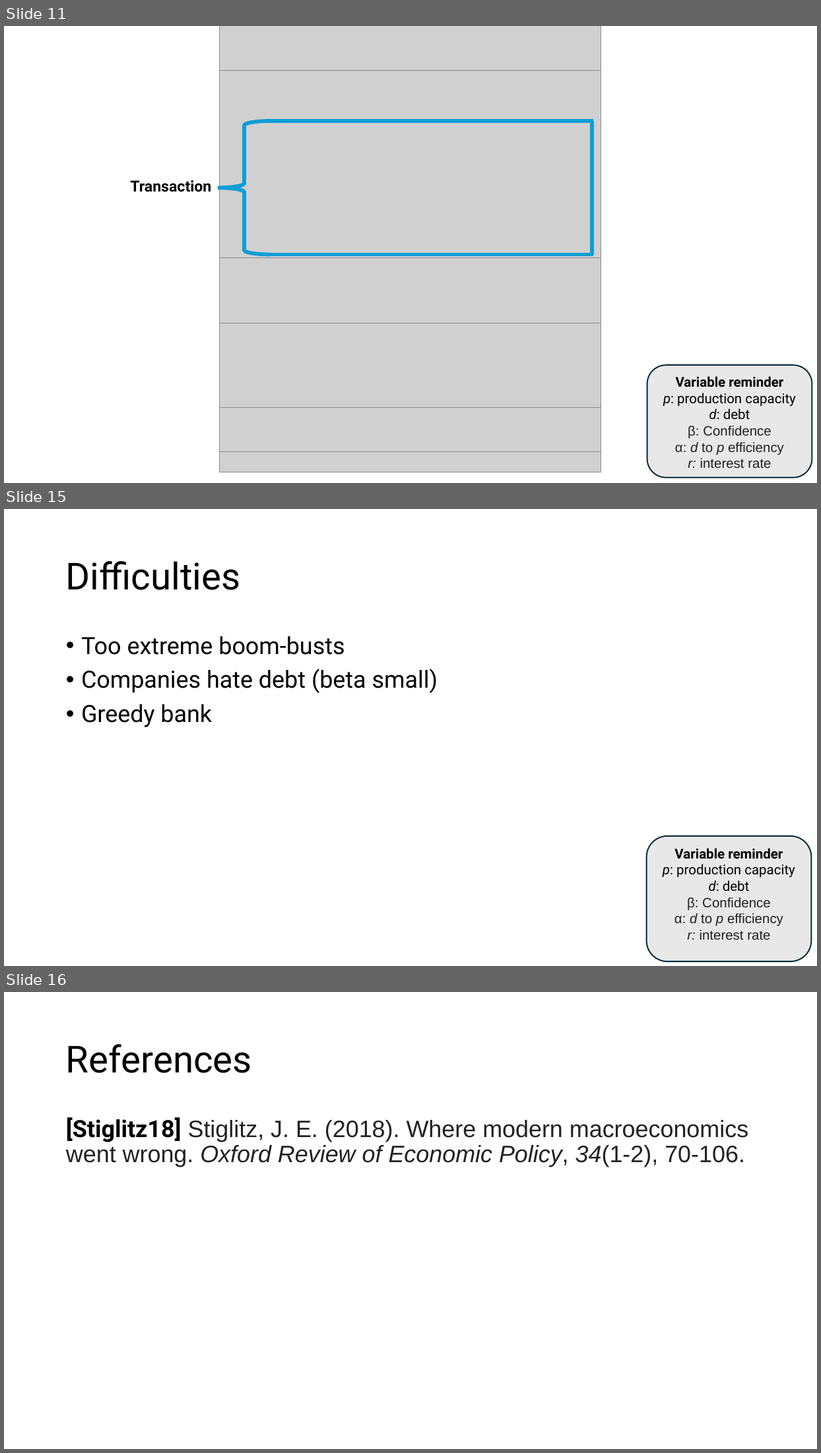
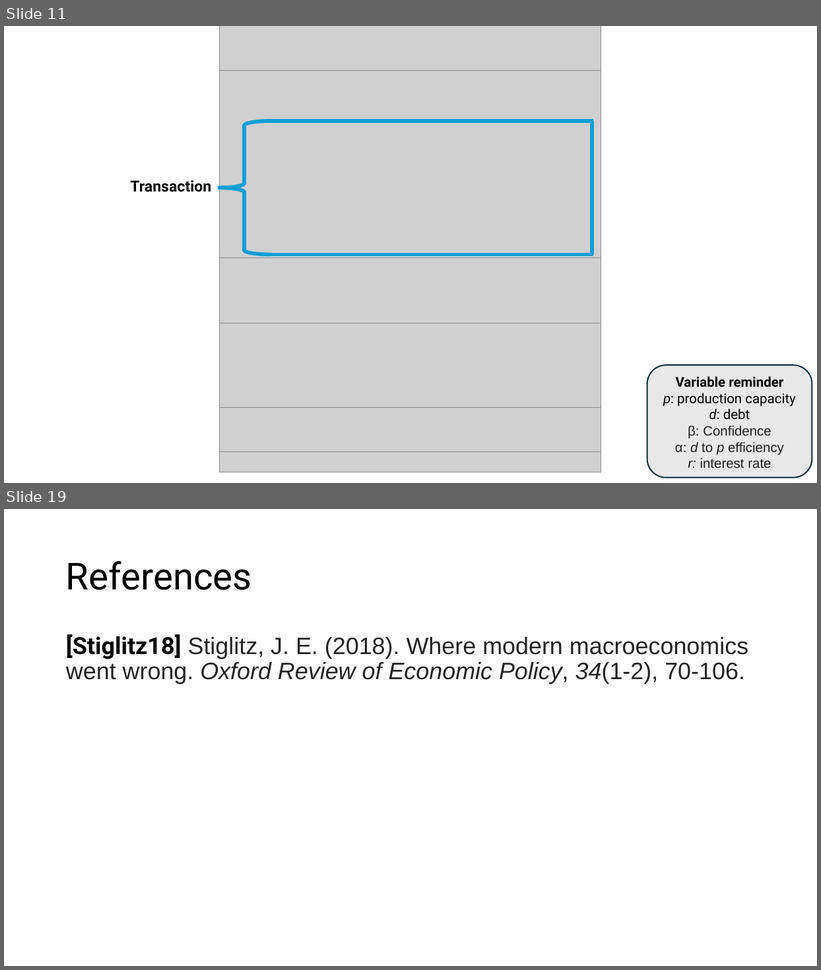
Before and after one commit to 2BeAsh/masters_project, a slide deck: Agent based models of debt and collapse.pptx. Shown one above the other, each under a label of ours: slides 11, 15 and 16 before the commit, slides 11 and 19 after it; the slides between them are not shown. The pictures are 821x1453 and 821x970 pixels, drawn with LibreOffice and Linux fonts; fonts in the diff are those of the drawing; grey boxes stand for pictures. Boxes give left, top, right and bottom in pixels: in the first picture for what was removed or moved away, otherwise in the second. Text is boxed around its words. In the diff, an @@ line names an element or a change of style, - is before the commit and + after.

```diff
--- a/Agent based models of debt and collapse.pptx
+++ b/Agent based models of debt and collapse.pptx
@@ slide 15 removed at (x1=4, y1=509, x2=817, y2=966), background #FFFFFF @@
@@ title removed at (x1=66, y1=561, x2=241, y2=590) @@
-Difficulties
@@ text removed at (x1=81, y1=636, x2=438, y2=727) @@
-• Too extreme boom-busts
-• Companies hate debt (beta small)
-• Greedy bank
@@ rounded rectangle removed at (x1=647, y1=836, x2=812, y2=962) @@
-Variable reminder
-p: production capacity
-d: debt
-β: Confidence
-α: d to p efficiency
-r: interest rate
@@ what was slide 16 is now slide 19 @@
```
Also in this commit, not shown: 4 slides changed, 7 slides added, 3 other slides removed.
